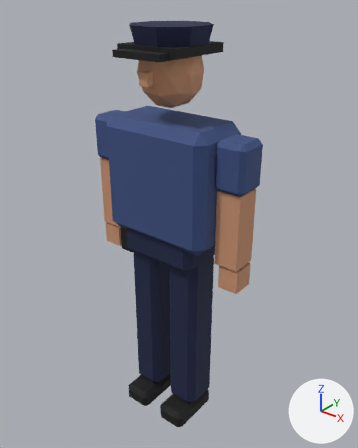
Two versions of the glTF model public/assets/cop.glb, one commit apart.
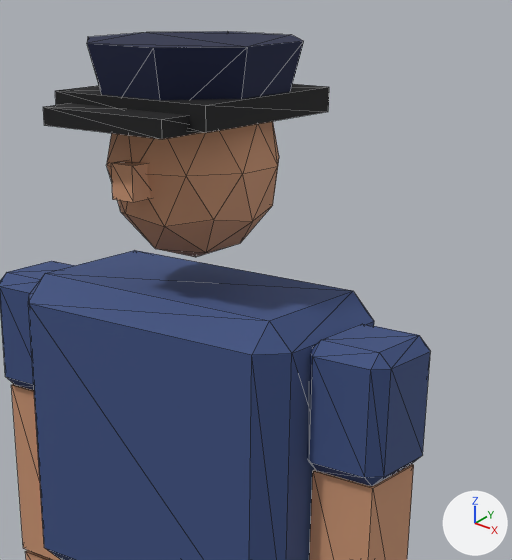
There are two pictures of each version: one whole from a 50 mm lens placed at (1.261, -1.528, 1.964), pointed at (0.01, 0.036, 0.995), one close up on the part from 27% to 82% of the width and 2% to 50% of the height. Arrows for +X, +Y and +Z are at lower right; the lights stay in place. The older version's two pictures come first. The close-ups show mesh edges as thin lines.

Names of what the first close-up shows: 'cop_arm.L', 'cop_arm.R', 'cop_brim', 'cop_cap', 'cop_capband', 'cop_head', 'cop_nose', 'cop_sleeve.L', 'cop_sleeve.R', 'cop_torso' and 1 more.
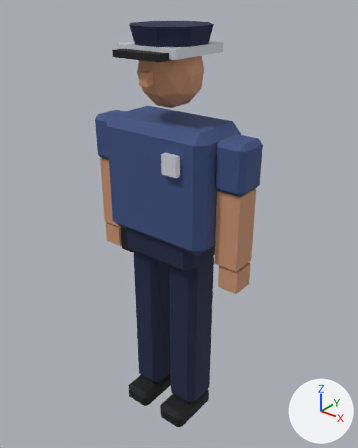
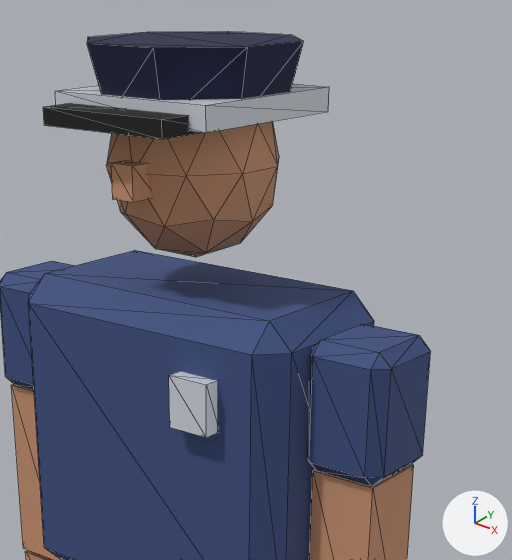
Diff of the bpy script that builds the scene:
```diff
--- a/public/assets/cop.glb.py
+++ b/public/assets/cop.glb.py
@@ mat_cop_badge @@
+mat_cop_badge = principled_material('cop_badge')
+mat_cop_badge.base_color = (0.672, 0.701, 0.761)  # light grey #d6dae2
+mat_cop_badge.roughness = 0.4
@@ me_cube_004 @@
 me_cube_004.from_pydata(...)  # 8 vertices, 12 faces; spans x -0.14..0.14, y -0.145..0.145, z -0.018..0.018
-me_cube_004.materials.append(mat_cop_shoes)  # black #121214
+me_cube_004.materials.append(mat_cop_badge)  # light grey #d6dae2
@@ me_cube_005_1 @@
+me_cube_005_1.from_pydata(...)  # a box spanning x -0.035..0.035, y -0.015..0.015, z -0.04..0.04
+me_cube_005_1.materials.append(mat_cop_badge)  # light grey #d6dae2
@@ ob_cop_badge @@
+ob_cop_badge = bpy.data.objects.new('cop_badge', me_cube_005_1)
+ob_cop_badge.location = (0.126, -0.157, 1.348)
```

What differs and where, as boxes [x1, y1, x2, y2] in the close-ups (512 x 560 px):
'cop_capband', recoloured (black to light grey)
    both: [55, 84, 329, 133]
'cop_badge', added
    after: [169, 371, 217, 438]
